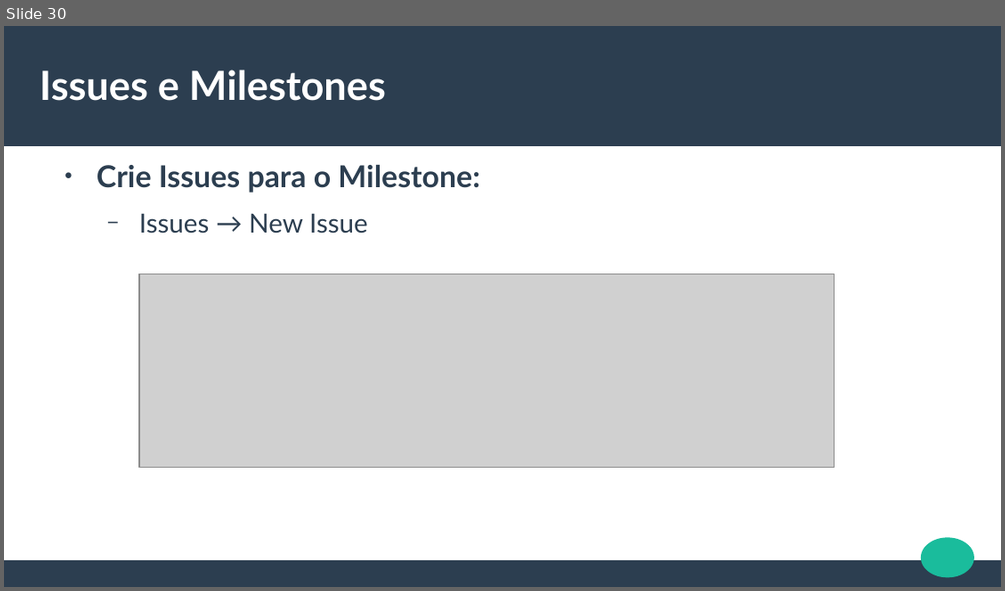
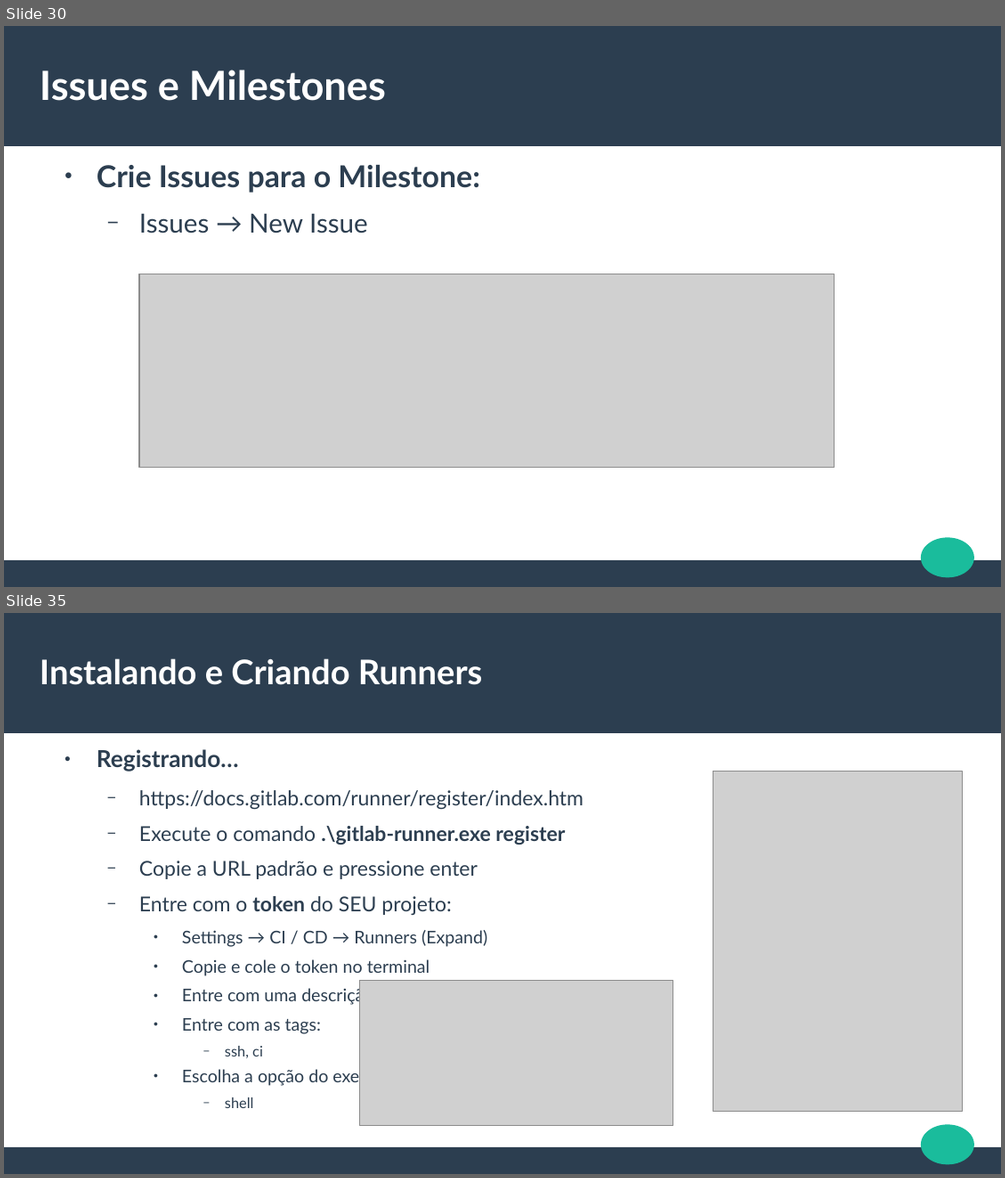
Before and after one commit to jeffersoncarvalho/aps-2020_2, a slide deck: SLIDES/ODP/3NA-EXTRA-GitLab.odp. Shown one above the other, each under a label of ours: slide 30 before the commit, slides 30 and 35 after it; the slides between them are not shown. The pictures are 1005x591 and 1005x1178 pixels, drawn with LibreOffice and Linux fonts; fonts in the diff are those of the drawing; grey boxes stand for pictures. Boxes give left, top, right and bottom in pixels: in the first picture for what was removed or moved away, otherwise in the second. Text is boxed around its words. In the diff, an @@ line names an element or a change of style, - is before the commit and + after.

Commit message:
curso de gitlab

```diff
--- a/SLIDES/ODP/3NA-EXTRA-GitLab.odp
+++ b/SLIDES/ODP/3NA-EXTRA-GitLab.odp
@@ slide 35 added at <box>4,613,1001,1174</box>, background #FFFFFF; not listed: 3 template elements that a slide beside it also shows @@
@@ title added at <box>40,658,482,685</box>, 27 pt, text #FFFFFF, bold @@
+Instalando e Criando Runners
@@ text added at <box>97,749,583,1108</box>, 16.3 pt, text #2C3E50 @@
+● Registrando…
+  − https://docs.gitlab.com/runner/register/index.htm
+  − Execute o comando .\gitlab-runner.exe register
+  − Copie a URL padrão e pressione enter
+  − Entre com o token do SEU projeto:
+    ● Settings → CI / CD → Runners (Expand)
+    ● Copie e cole o token no terminal
+    ● Entre com uma descrição
+    ● Entre com as tags:
+      − ssh, ci
+    ● Escolha a opção do executer:
+      − shell
@@ picture added at <box>713,771,963,1111</box> @@
@@ picture added at <box>359,981,673,1125</box> @@
```
Also in this commit, not shown: 6 slides changed, 14 other slides added, 1 slide removed, 1 other file.
